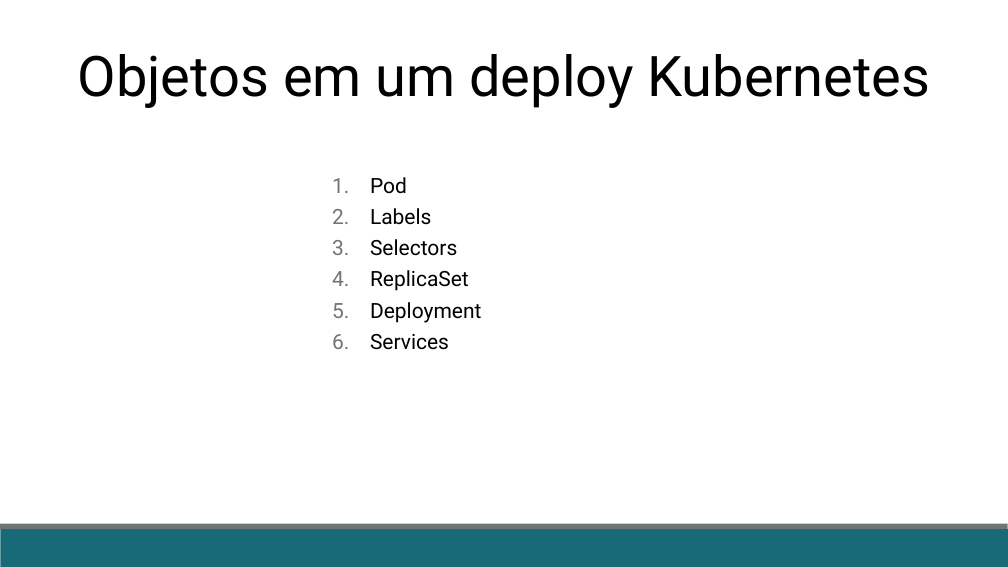
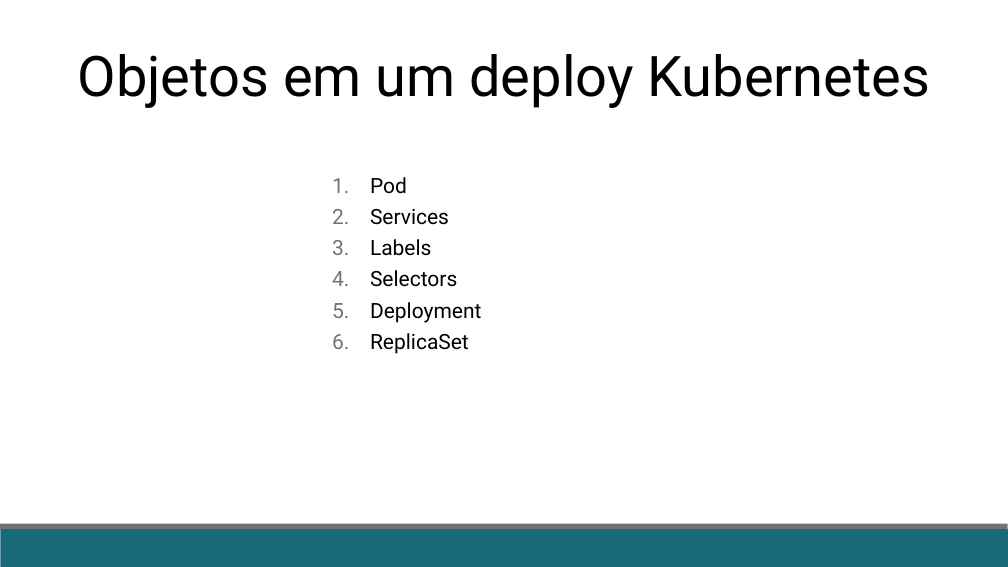
Before and after one commit to fabricioveronez/ApresentacaoAnatomiaDeployK8S, a slide deck: slide 5 of docs/AnatomiaDeployK8S.pptx (slide 4 before the commit). Drawn at 1008x567 pixels with LibreOffice and Linux fonts; fonts in the diff are those of the drawing. Boxes give left, top, right and bottom in pixels: in the first picture for what was removed or moved away, otherwise in the second. Text is boxed around its words. In the diff, an @@ line names an element or a change of style, - is before the commit and + after.

```diff
--- a/docs/AnatomiaDeployK8S.pptx
+++ b/docs/AnatomiaDeployK8S.pptx
@@ text at (370,209,449,225): paragraph added @@
+2. Services
@@ text at (370,302,481,350): paragraphs removed @@
-5. Deployment
-6. Services
```
Also in this commit, not shown: 1 other slide changed, 7 slides added, 3 slides removed, 2 other files.
